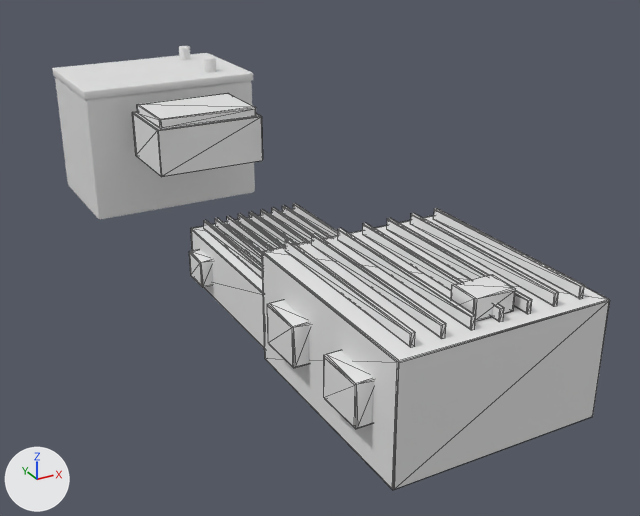
The glTF model web/public/assets/power-electronics.lod1.glb: old version first, new version second.
Both versions are drawn from a 50 mm lens placed at (1.547, -0.895, 1.021), pointed at (1.887, -0.276, 0.711). Every picture has the same lights, and +X, +Y and +Z are marked at lower left. The first picture is the older version. Mesh edges are drawn as thin lines on the coarser meshes. Where no turn or scale is listed for an object, it has been applied to the vertices.
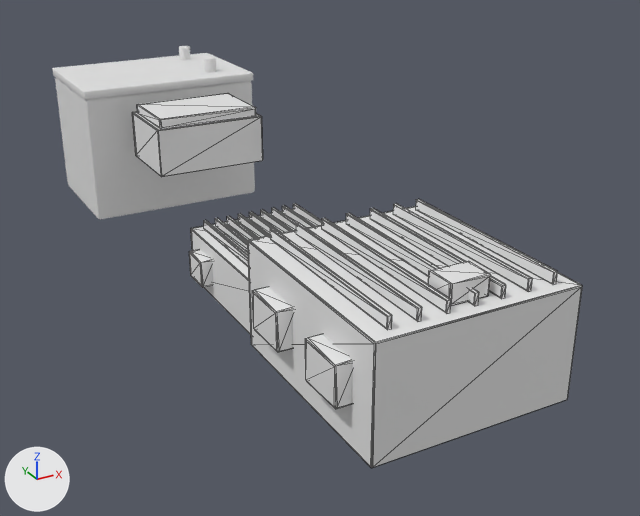
Where the change shows, as pixel boxes (x1, y1, x2, y2) in the pictures (640 x 516 px):
'Mesh_5', moved
    before: (262, 208, 610, 490)
    after: (248, 199, 582, 468)

Patch to the scene script:
```diff
--- a/web/public/assets/power-electronics.lod1.glb.py
+++ b/web/public/assets/power-electronics.lod1.glb.py
@@ ob_mesh_5 @@
 ob_mesh_5 = bpy.data.objects.new('Mesh_5', me_mesh_5)
-ob_mesh_5.location = (1.7775, -0.215, 0.565)
+ob_mesh_5.location = (1.7775, -0.185, 0.565)
```
